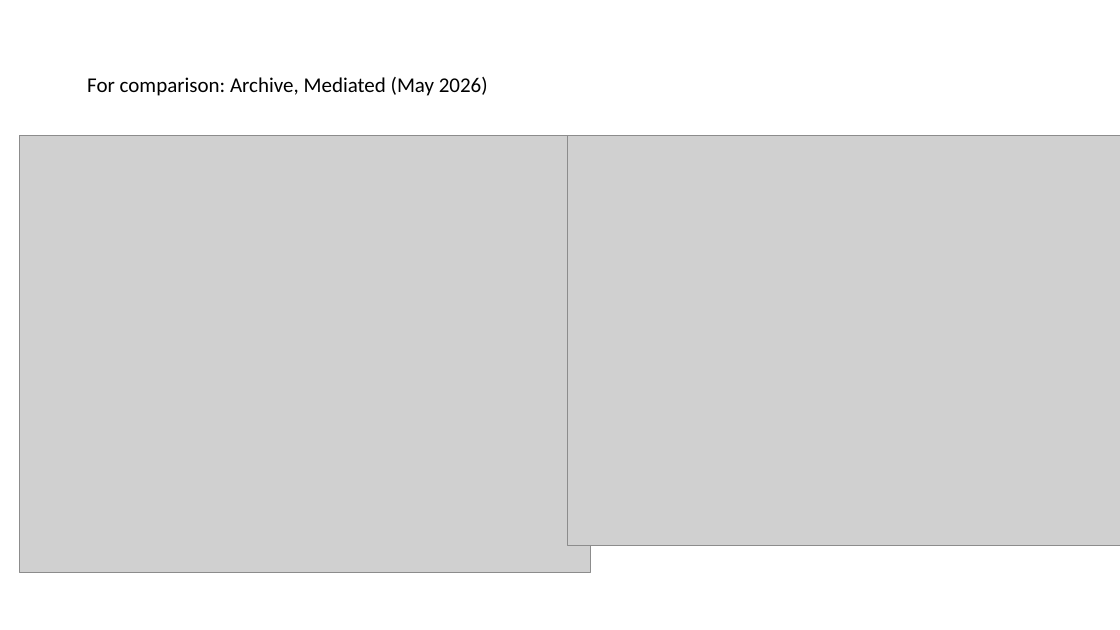
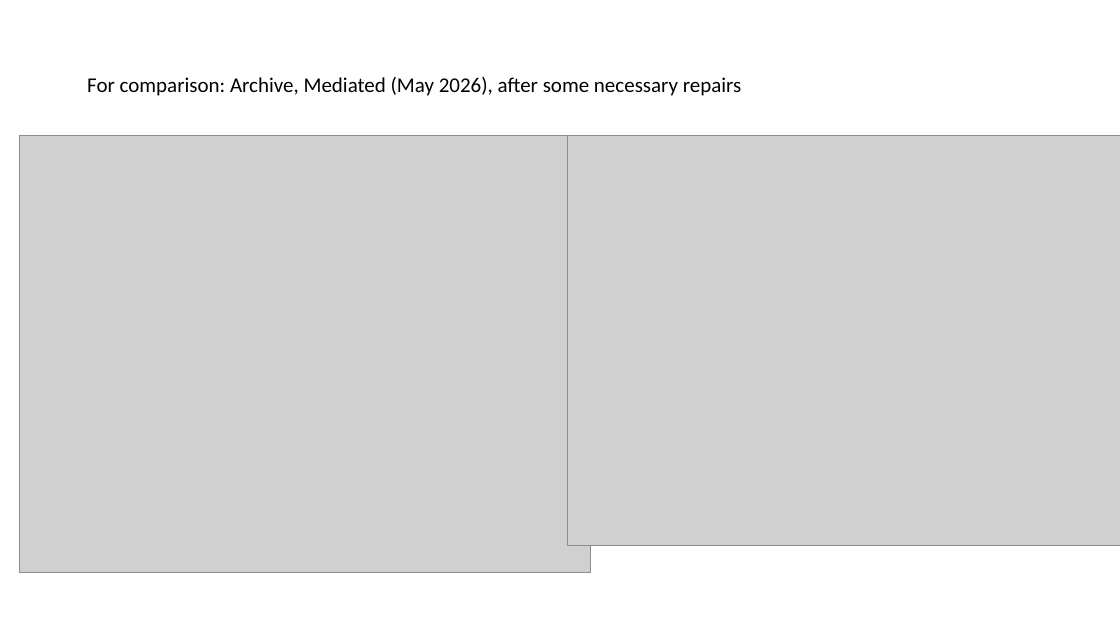
Before and after one commit to oberauer/IM.Simulation, a slide deck: slide 148 of IMSim.Mediated.Results.pptx. Drawn at 1120x630 pixels with LibreOffice and Linux fonts; fonts in the diff are those of the drawing; grey boxes stand for pictures. Boxes give left, top, right and bottom in pixels: in the first picture for what was removed or moved away, otherwise in the second. Text is boxed around its words. In the diff, an @@ line names an element or a change of style, - is before the commit and + after.

```diff
--- a/IMSim.Mediated.Results.pptx
+++ b/IMSim.Mediated.Results.pptx
@@ text at (x1=87, y1=77, x2=742, y2=96): text changed @@
-For comparison: Archive, Mediated (May 2026)
+For comparison: Archive, Mediated (May 2026), after some necessary repairs
```
Also in this commit, not shown: 2 other slides changed, 1 slide added, 5 other files.
